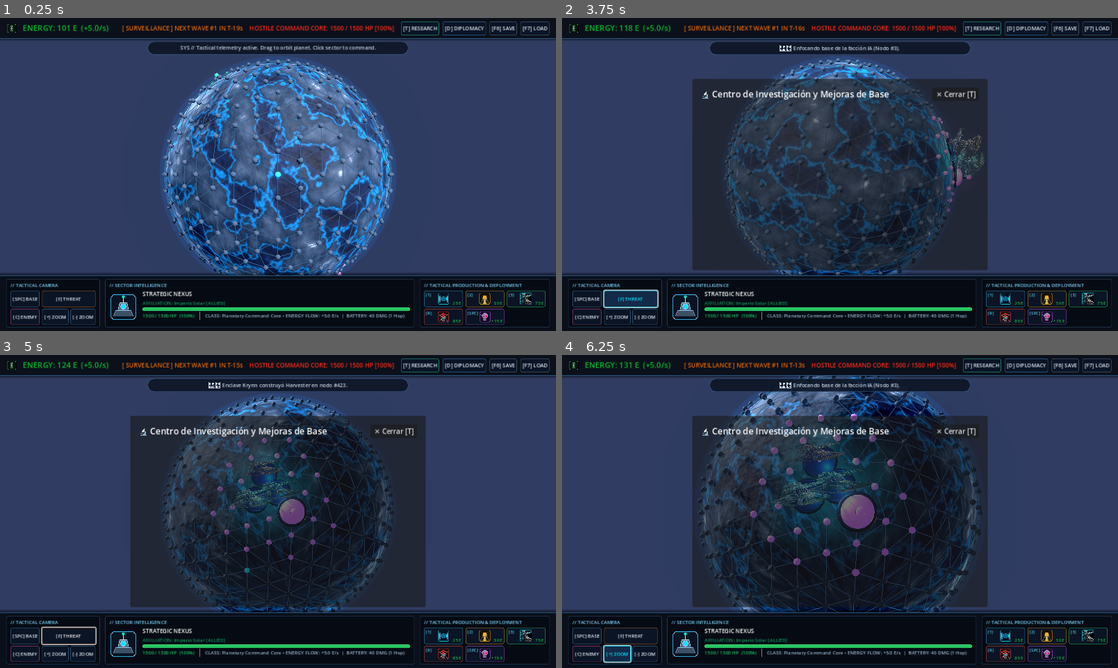
Above: before the commit, frames 1-4 (two rows, left to right).
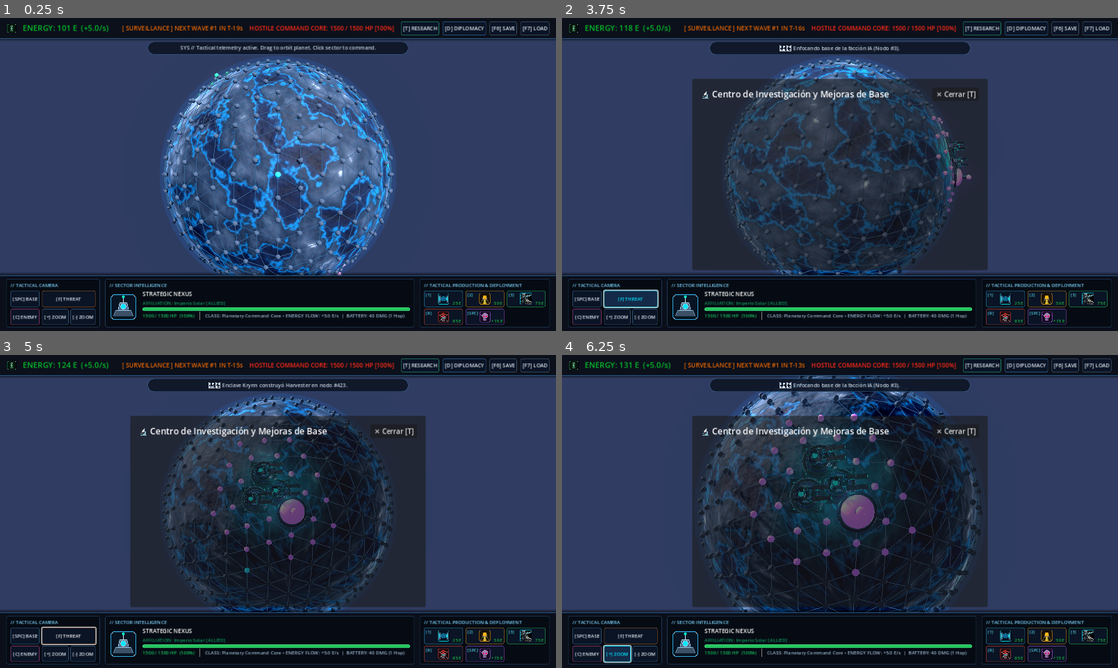
Above: after the commit, the same moments.

Repository: omarneyra/invassion
Game: Godot game, scene res://scenes/main.tscn
Same seed, same stepped clock (60 frames per second), same inputs: the game is played once before the commit and once after it.
Inputs (mouse positions are in pixels of both pictures, inside the frame that each line leads up to):
- Up to frame 1 (0.25 s): no input
- Up to frame 2 (3.75 s): click "[T] RESEARCH" at 0.5 s; click "[D] DIPLOMACY" at 1.25 s; click "[SPC] BASE" at 2 s; tap Enter at 2.75 s; move the mouse to (962, 158) at 2.77 s; hold D 2.78-3.5 s; tap B at 2.85 s; click (962, 158) at 2.92 s; tap Space at 3.02 s; click "[F] THREAT" at 3.5 s
- Up to frame 3 (5 s): drag from (166, 527) to (250, 574) at 4.27 s
- Up to frame 4 (6.25 s): click "[C] ENEMY" at 5 s; click "[+] ZOOM" at 5.75 s

The runs differ from the first frame. In frame 1, less than 0.1% of the frame differs, in the area x 39-40%, y 18-19%; in frame 2, 0.3%; in frame 3, 0.7%; in frame 4, 1.3%, in the area x 36-59%, y 20-63%.
Error in both runs: Invalid call. Nonexistent function 'add_theme_constants_override' in base 'HBoxContainer'. (res://scenes/main.gd:1091)

Commit message:
feat(graphics): rebuild 3D turret mesh with hydraulic rams, 16 deg elevation, and PBR lighting

Diff:
--- a/scenes/planet_view.gd
+++ b/scenes/planet_view.gd
@@ -7,7 +7,7 @@
 @export var subdivisions: int = 3
 @export var node_marker_radius: float = 0.10
 
-@export var use_tactical_tokens: bool = true
+@export var use_tactical_tokens: bool = false
 
 var icosphere_data: Dictionary = {}
 var node_instances: Dictionary = {}     # {node_id: MeshInstance3D}
@@ -158,30 +158,33 @@
 
 	mat_turret = StandardMaterial3D.new()
 	mat_turret.albedo_texture = TEX_TURRET_ALBEDO
-	mat_turret.albedo_color = Color("#8a99ad")
+	mat_turret.albedo_color = Color(1.0, 1.0, 1.0)
 	mat_turret.metallic = 0.88
 	mat_turret.roughness_texture = TEX_TURRET_ROUGH
 	mat_turret.normal_enabled = true
 	mat_turret.normal_texture = TEX_TURRET_NORMAL
-	mat_turret.normal_scale = 1.8
+	mat_turret.normal_scale = 1.6
 	mat_turret.rim_enabled = true
-	mat_turret.rim = 0.55
-	mat_turret.rim_tint = 0.4
-	mat_turret.rim_color = Color("#cbd5e1")
+	mat_turret.rim = 0.60
+	mat_turret.rim_tint = 0.3
+	mat_turret.rim_color = Color("#e2e8f0")
 	mat_turret.cull_mode = BaseMaterial3D.CULL_DISABLED
 
 	mat_railgun_glow = StandardMaterial3D.new()
 	mat_railgun_glow.shading_mode = StandardMaterial3D.SHADING_MODE_UNSHADED
 	mat_railgun_glow.albedo_color = Color("#00f5ff")
+	mat_railgun_glow.emission_enabled = true
+	mat_railgun_glow.emission = Color("#00f5ff")
+	mat_railgun_glow.emission_energy_multiplier = 3.0
 	mat_railgun_glow.cull_mode = BaseMaterial3D.CULL_DISABLED
 
 	mat_optics = StandardMaterial3D.new()
-	mat_optics.albedo_color = Color("#081528")
+	mat_optics.albedo_color = Color("#0a1525")
 	mat_optics.metallic = 0.95
 	mat_optics.roughness = 0.05
 	mat_optics.emission_enabled = true
-	mat_optics.emission = Color("#00b4d8")
-	mat_optics.emission_energy_multiplier = 1.0
+	mat_optics.emission = Color("#00e5ff")
+	mat_optics.emission_energy_multiplier = 2.2
 	mat_optics.cull_mode = BaseMaterial3D.CULL_DISABLED
 
 	mat_harvester = StandardMaterial3D.new()
@@ -558,7 +561,7 @@
 		else:
 			var mi = MeshInstance3D.new()
 			mi.mesh = MESH_TURRET
-			mi.scale = Vector3(1.35, 1.35, 1.35)
+			mi.scale = Vector3(1.10, 1.10, 1.10)
 			var fact_armor = get_faction_armor_material(faction_id, color_hex)
 			mi.set_surface_override_material(0, mat_turret)
 			mi.set_surface_override_material(1, fact_armor)
@@ -568,9 +571,9 @@
 
 			var light = OmniLight3D.new()
 			light.light_color = Color("#00f5ff")
-			light.light_energy = 1.2
-			light.omni_range = 2.2
-			light.position = Vector3(0, 0.45, 0.25)
+			light.light_energy = 1.6
+			light.omni_range = 2.5
+			light.position = Vector3(0, 0.40, 0.35)
 			root.add_child(light)
 
 	elif btype == "harvester":
Not shown, changed: assets/models/turret.obj
Binary file changed: assets/models/turret_token.png
Not shown, added: assets/models/turret_token.png.import
Not shown, changed: tools/generate_turret_model.py
